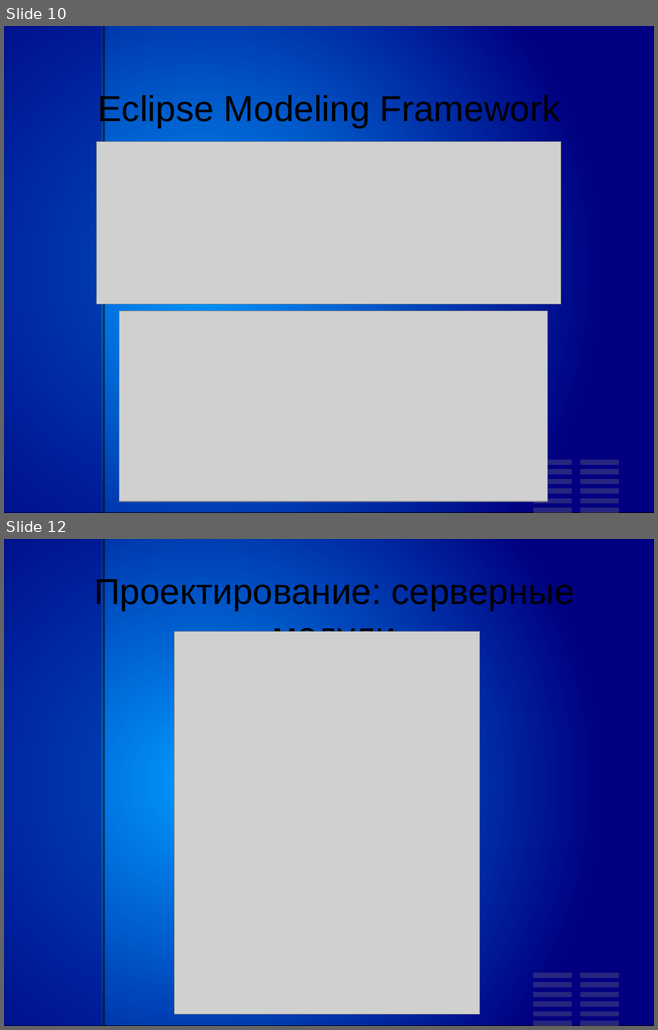
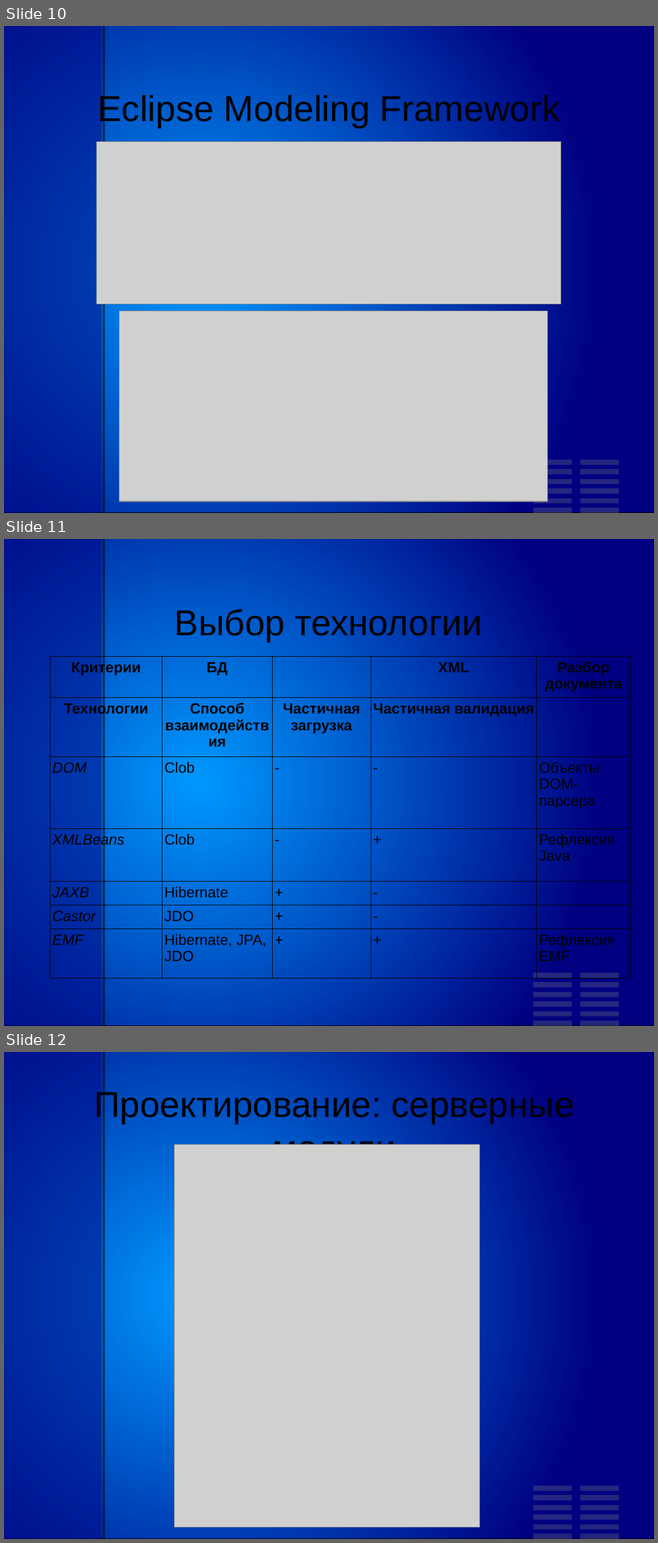
Before and after one commit to aeremenok/a-team-777, a slide deck: diploma/eav/diploma/demo.odp. Shown one above the other, each under a label of ours: slides 10 and 12 before the commit, slides 10, 11 and 12 after it; the slides between them are not shown. The pictures are 658x1030 and 658x1543 pixels, drawn with LibreOffice and Linux fonts; fonts in the diff are those of the drawing; grey boxes stand for pictures. Boxes give left, top, right and bottom in pixels: in the first picture for what was removed or moved away, otherwise in the second. Text is boxed around its words. In the diff, an @@ line names an element or a change of style, - is before the commit and + after.

```diff
--- a/diploma/eav/diploma/demo.odp
+++ b/diploma/eav/diploma/demo.odp
@@ slide 11 added at (4, 539, 654, 1026), background #FFFFFF; not listed: 15 template elements that a slide beside it also shows @@
@@ title added at (175, 609, 482, 642), 44 pt, text #000000 @@
+Выбор технологии
@@ table added at (50, 656, 630, 972), 7 rows, 5 columns @@
+Критерии | БД |  | XML | Разбор документа
+Технологии | Способ взаимодействия | Частичная загрузка | Частичная валидация | 
+DOM | Clob | - | - | Объекты DOM-парсера
+XMLBeans | Clob | - | + | Рефлексия Java
+JAXB | Hibernate | + | - | 
+Castor | JDO | + | - | 
+EMF | Hibernate, JPA, JDO | + | + | Рефлексия EMF
```
Also in this commit, not shown: 4 slides changed, 1 slide removed, 1 other file.
